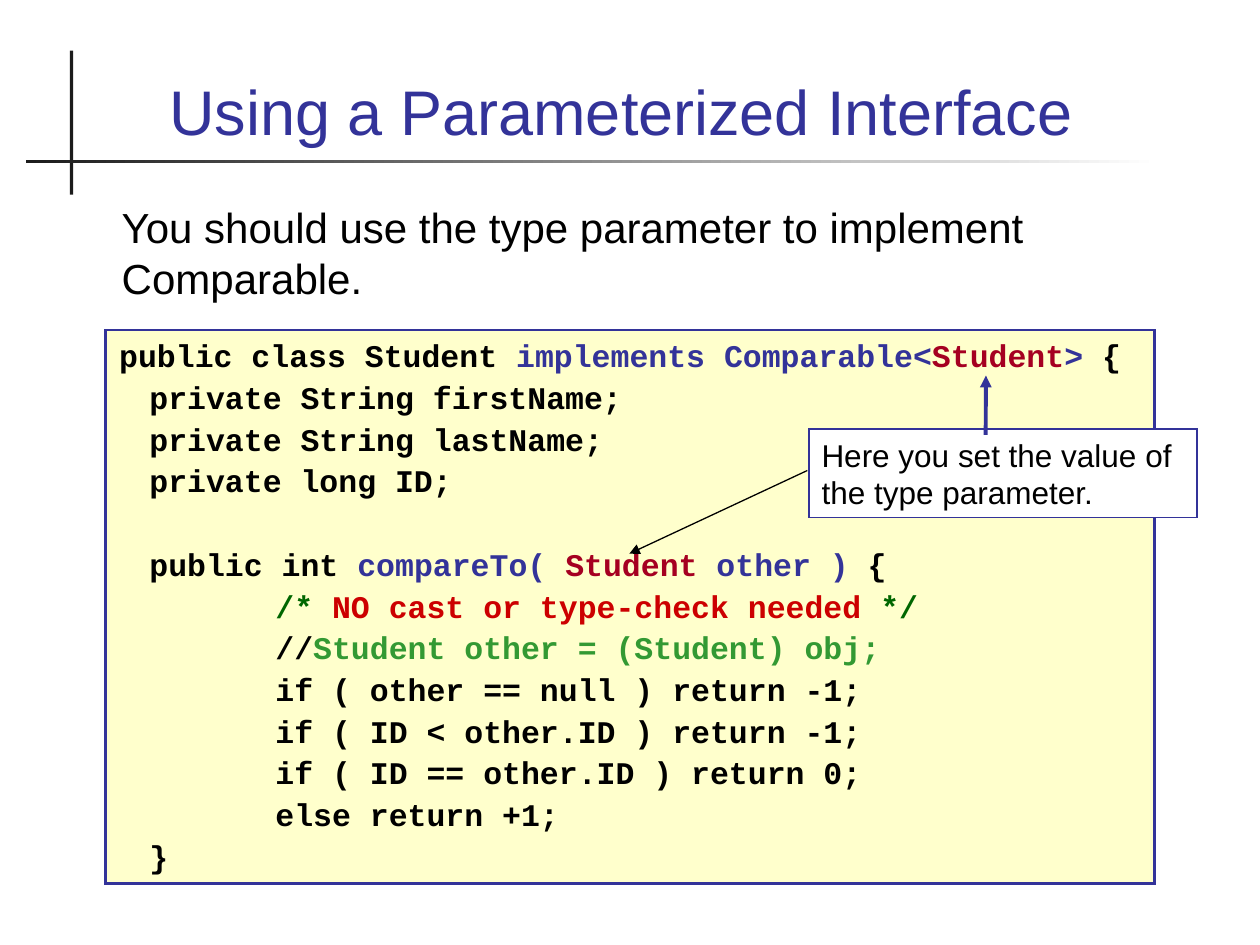
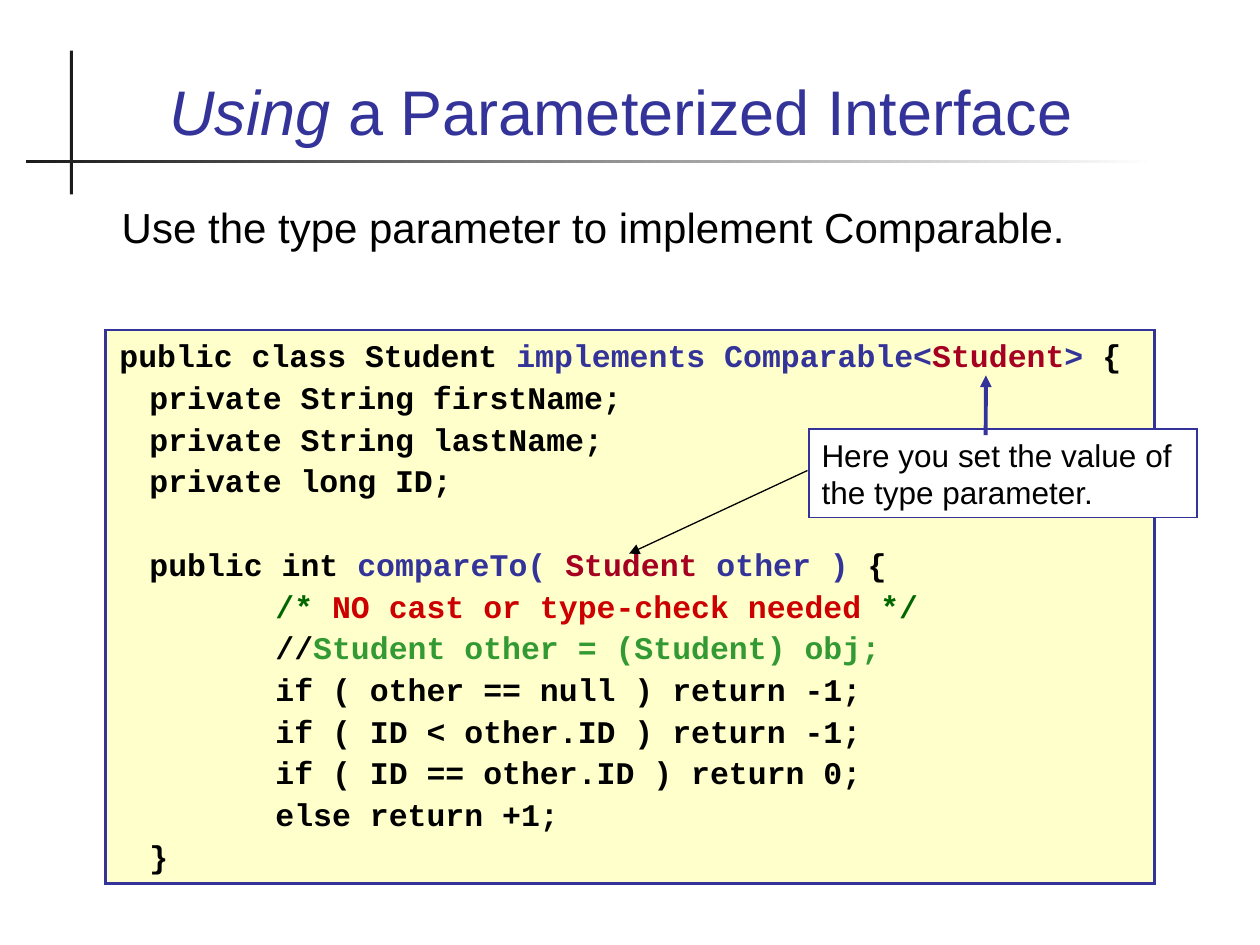
Before and after one commit to skeoop/skeoop.github.io, a slide deck: slide 20 of week2/2-Interfaces.ppt (slide 14 before the commit). Drawn at 1260x945 pixels with LibreOffice and Linux fonts; fonts in the diff are those of the drawing. Boxes give left, top, right and bottom in pixels: in the first picture for what was removed or moved away, otherwise in the second. Text is boxed around its words. In the diff, an @@ line names an element or a change of style, - is before the commit and + after.

Commit message:
update slides on polymorphism and interface

```diff
--- a/week2/2-Interfaces.ppt
+++ b/week2/2-Interfaces.ppt
@@ title "Using a Parameterized Interface" at bbox=[170, 89, 1072, 147]: italic on in "Using" @@
@@ text at bbox=[122, 212, 1064, 252]: text changed @@
-You should use the type parameter to implement Comparable.
+Use the type parameter to implement Comparable.
```
Also in this commit, not shown: 18 other slides changed, 7 slides added, 1 slide removed, 1 other file.
